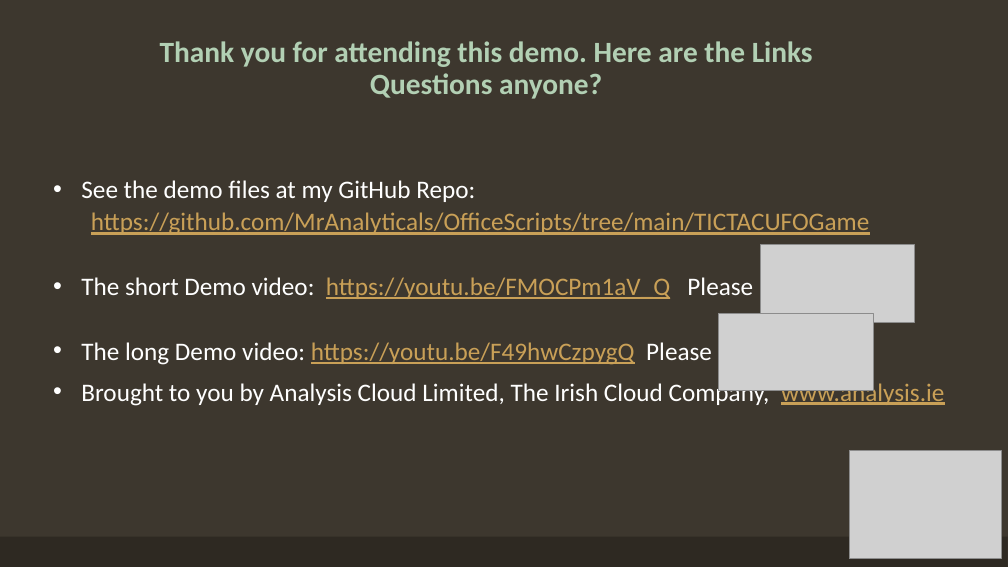
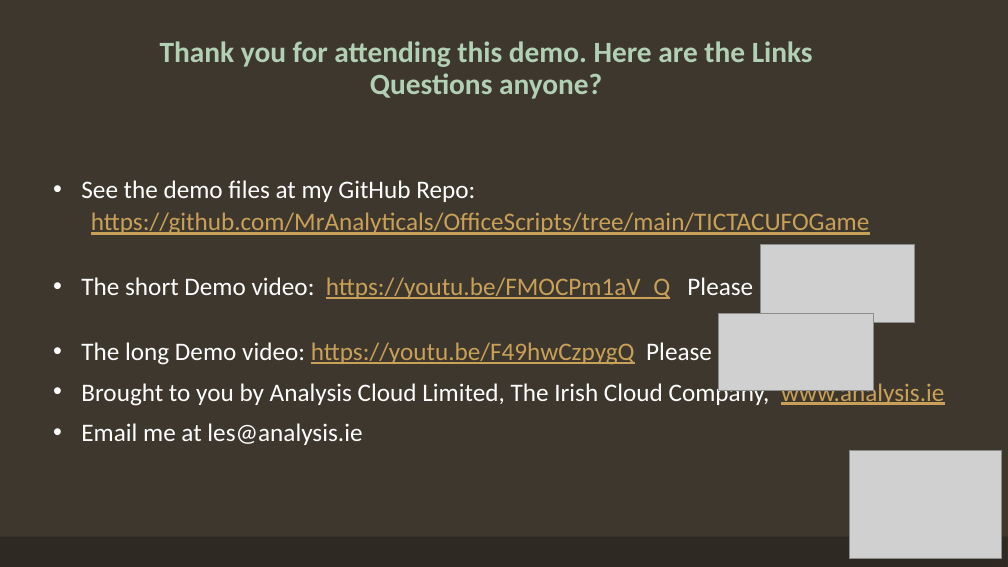
Before and after one commit to MrAnalyticals/OfficeScripts, a slide deck: slide 9 of TICTACUFOGame/TICTAC UFO Office Scripts Game.pptx. Drawn at 1008x567 pixels with LibreOffice and Linux fonts; fonts in the diff are those of the drawing; grey boxes stand for pictures. Boxes give left, top, right and bottom in pixels: in the first picture for what was removed or moved away, otherwise in the second. Text is boxed around its words. In the diff, an @@ line names an element or a change of style, - is before the commit and + after.

```diff
--- a/TICTACUFOGame/TICTAC UFO Office Scripts Game.pptx
+++ b/TICTACUFOGame/TICTAC UFO Office Scripts Game.pptx
@@ text at (81, 423, 362, 445): paragraph added @@
+• Email me at les@analysis.ie
```
